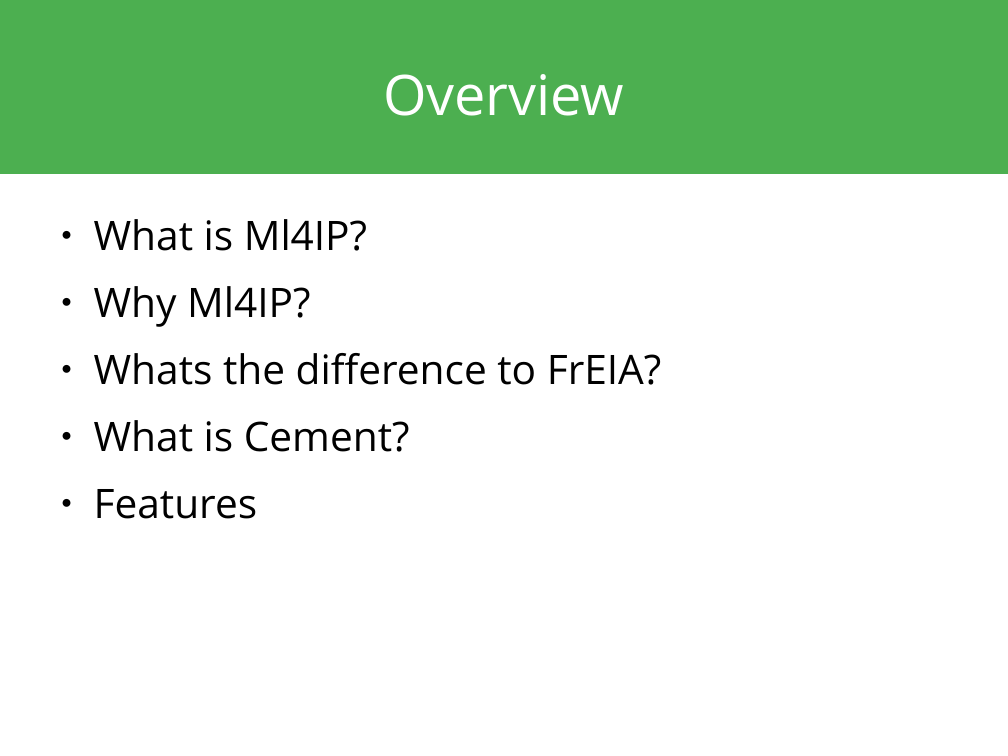
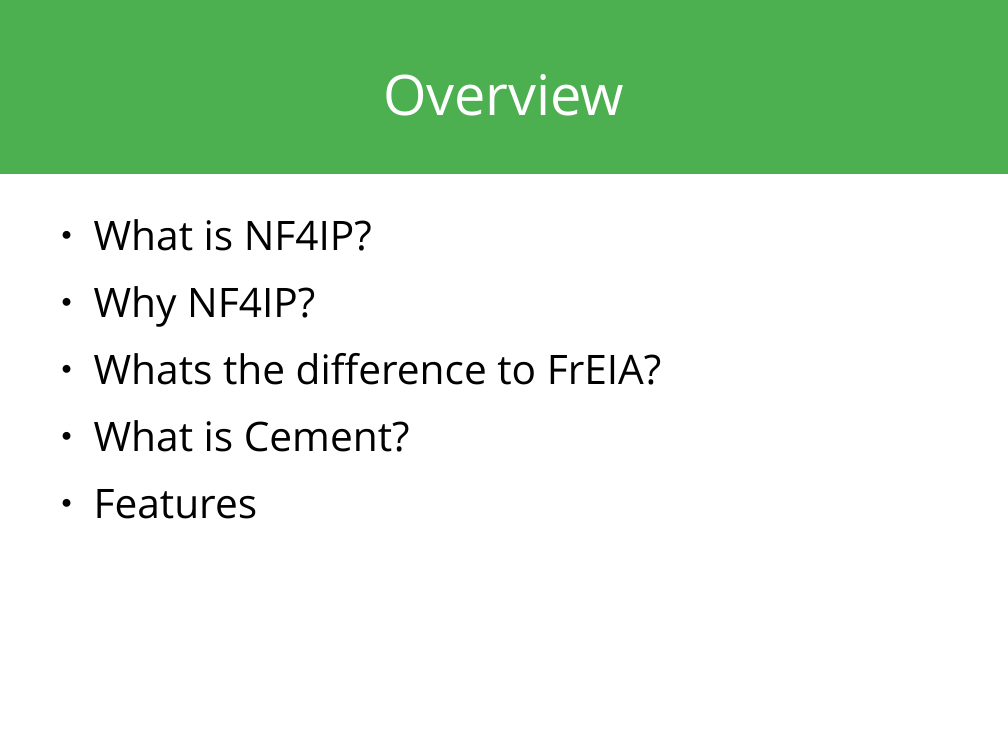
Before and after one commit to Photon-AI-Research/NF4IP, a slide deck: slide 2 of docs/presentation/nf4ip.odp. Drawn at 1008x756 pixels with LibreOffice and Linux fonts; fonts in the diff are those of the drawing. Boxes give left, top, right and bottom in pixels: in the first picture for what was removed or moved away, otherwise in the second. Text is boxed around its words. In the diff, an @@ line names an element or a change of style, - is before the commit and + after.

```diff
--- a/docs/presentation/nf4ip.odp
+++ b/docs/presentation/nf4ip.odp
@@ text at (94, 219, 372, 327): text changed @@
-● What is Ml4IP?
-● Why Ml4IP?
+● What is NF4IP?
+● Why NF4IP?
```
Also in this commit, not shown: 11 other slides changed, 1 other file.
